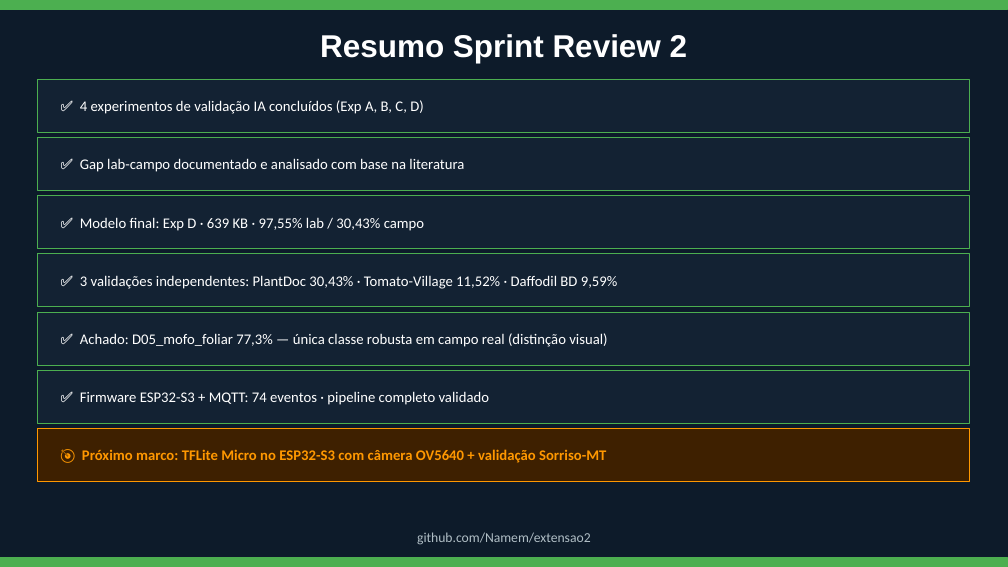
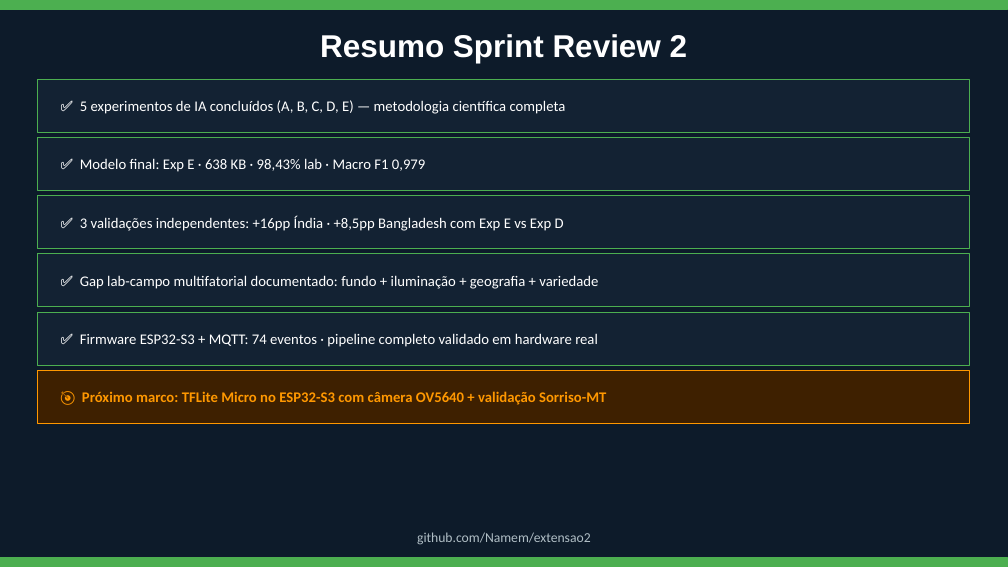
Before and after one commit to Namem/extensao2, a slide deck: slide 10 of docs/apresentacoes/SprintReview_2_CeresDiagnostico.pptx (slide 13 before the commit). Drawn at 1008x567 pixels with LibreOffice and Linux fonts; fonts in the diff are those of the drawing. Boxes give left, top, right and bottom in pixels: in the first picture for what was removed or moved away, otherwise in the second. Text is boxed around its words. In the diff, an @@ line names an element or a change of style, - is before the commit and + after.

```diff
--- a/docs/apresentacoes/SprintReview_2_CeresDiagnostico.pptx
+++ b/docs/apresentacoes/SprintReview_2_CeresDiagnostico.pptx
@@ text at (80, 100, 566, 114): text changed @@
-✅ 4 experimentos de validação IA concluídos (Exp A, B, C, D)
+✅ 5 experimentos de IA concluídos (A, B, C, D, E) — metodologia científica completa
@@ text at (80, 158, 425, 172): text changed @@
-✅ Gap lab-campo documentado e analisado com base na literatura
+✅ Modelo final: Exp E · 638 KB · 98,43% lab · Macro F1 0,979
@@ text at (80, 215, 564, 231): text changed @@
-✅ Modelo final: Exp D · 639 KB · 97,55% lab / 30,43% campo
+✅ 3 validações independentes: +16pp Índia · +8,5pp Bangladesh com Exp E vs Exp D
@@ text at (80, 275, 598, 289): text changed @@
-✅ 3 validações independentes: PlantDoc 30,43% · Tomato-Village 11,52% · Daffodil BD 9,59%
+✅ Gap lab-campo multifatorial documentado: fundo + iluminação + geografia + variedade
@@ proportions changed in 5 elements at (38, 79, 970, 132), (38, 138, 970, 191), (38, 196, 970, 249), (38, 254, 970, 307), (38, 312, 970, 365) @@
@@ text at (80, 333, 598, 347): text changed @@
-✅ Achado: D05_mofo_foliar 77,3% — única classe robusta em campo real (distinção visual)
+✅ Firmware ESP32-S3 + MQTT: 74 eventos · pipeline completo validado em hardware real
@@ rectangle at (38, 371, 970, 423): fill #132233 to #3E2000; outline #4CAF50 1 pt to #FF9800 1 pt; proportions changed @@
@@ text "🎯 Próximo marco: TFLite Micro ...": place and size @@
-text "🎯 Próximo marco: TFLite Micro ..." at (82, 449, 606, 463)
+text "🎯 Próximo marco: TFLite Micro ..." at (82, 391, 606, 405)
@@ text removed at (80, 391, 489, 405) @@
-✅ Firmware ESP32-S3 + MQTT: 74 eventos · pipeline completo validado
@@ rectangle removed at (38, 429, 970, 482) @@
```
Also in this commit, not shown: 5 other slides changed, 4 slides added, 7 slides removed, 12 other files.
